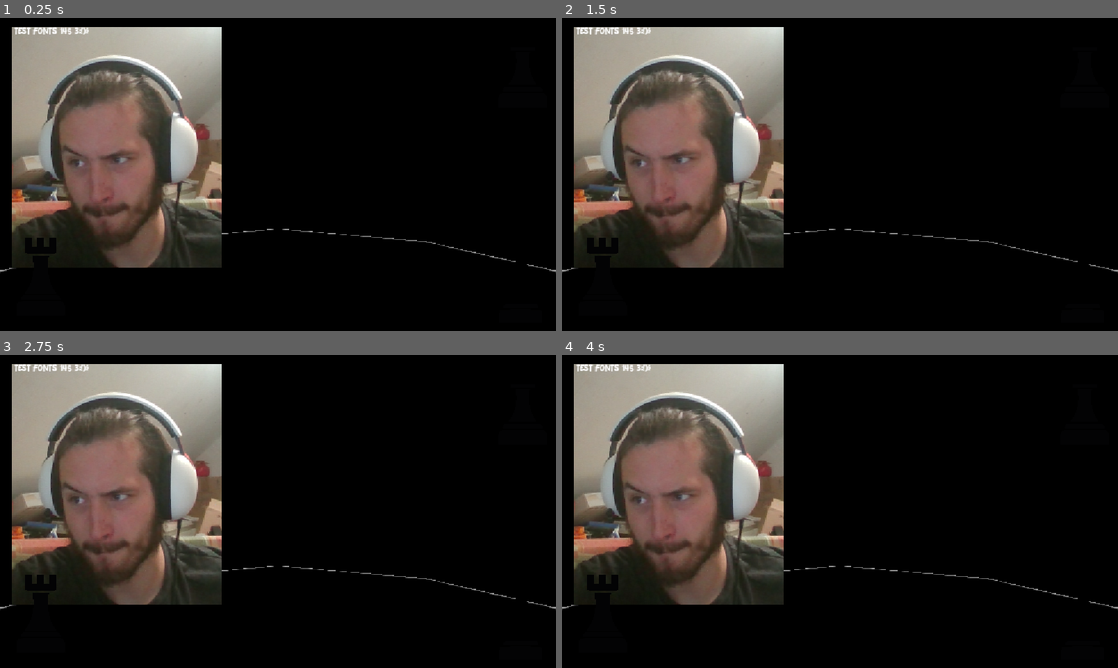
Above: before the commit, frames 1-4 (two rows, left to right).
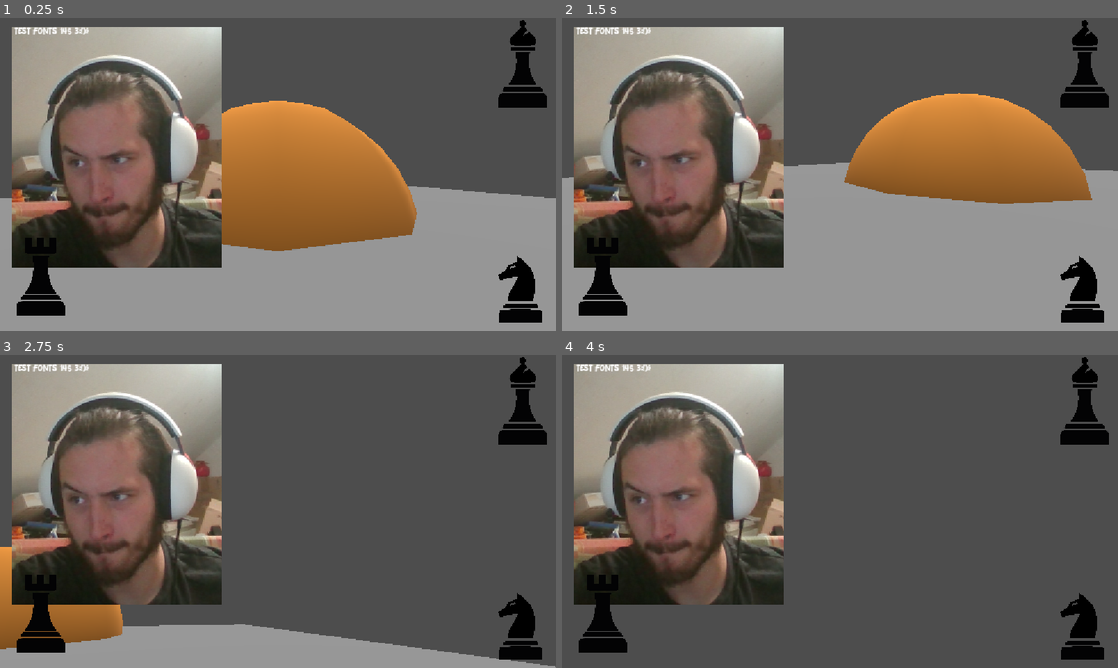
Above: after the commit, the same moments.

Repository: LouPirate05/ricochet-bang
Game: Godot game, scene res://base.tscn
The game is run twice, just before and just after one commit, with the same random seed, the same clock (stepped at 60 frames per second) and the same inputs.
Inputs (mouse positions are in pixels of both pictures, inside the frame that each line leads up to):
- Up to frame 1 (0.25 s): no input
- Up to frame 2 (1.5 s): tap Enter at 0.5 s; move the mouse to (962, 158) at 0.52 s; hold D (Move_right) 0.53-1.28 s; move the mouse to (728, 190) at 1.27 s; hold S (Move_backward) from 1.28 s (still down)
- Up to frame 3 (2.75 s): move the mouse to (333, 442) at 2.02 s; release S (Move_backward) at 2.03 s; hold D (Move_right) from 2.03 s (still down)
- Up to frame 4 (4 s): move the mouse to (812, 574) at 2.77 s; release D (Move_right) at 2.78 s; hold Z (Move_forward) 2.78-3.53 s; move the mouse to (1006, 558) at 3.52 s; hold Q (Move_left) from 3.53 s (still down)

The runs differ from the first frame. In frame 1, 68% of the frame differs, in the area x 0-100%, y 0-100%; in frame 2, 68%; in frame 3, 68%; in frame 4, 68%.

Commit message:
18/11 suite

Diff:
--- a/jeu-3d---godot-learn- test prototypage/point.tscn/camera_3d.gd
+++ b/jeu-3d---godot-learn- test prototypage/point.tscn/camera_3d.gd
@@ -1,28 +1 @@
 extends Camera3D
-
-@export var acceleration = 25.0
-@export var moveSpeed = 5.0
-@export var mouseSpeed = 300
-
-var velocity = Vector3.ZERO
-var lookAngles = Vector2.ZERO
-
-
-# Called when the node enters the scene tree for the first time.
-func _ready() -> void:
-	pass # Replace with function body.
-
-
-# Called every frame. 'delta' is the elapsed time since the previous frame.
-func _process(delta):
-	##ça sa sert à savoir jusqu'où la caméra peut regarder en haut et en bas
-	lookAngles.y = clamp(lookAngles.y, PI / -2, PI / 2)
-	set_rotation(Vector3(lookAngles.y, lookAngles.x, 0))
-
-
-
-
-func _input(event):
-	## ça c pour la mouse rotation
-	if event is inputEventMouseMotion:
-		lookAngles -= event.relative / mouseSpeed
--- a/jeu-3d---godot-learn- test prototypage/point.tscn/camera_player.gd
+++ b/jeu-3d---godot-learn- test prototypage/point.tscn/camera_player.gd
@@ -1,11 +1,53 @@
 extends Camera3D
+
+@export var acceleration = 25.0
+@export var moveSpeed = 5.0
+@export var mouseSpeed = 300
+
+var velocity = Vector3.ZERO
+var lookAngles = Vector2.ZERO
 
 
 # Called when the node enters the scene tree for the first time.
-func _ready() -> void:
-	pass # Replace with function body.
+func _ready():
+	Input.set_mouse_mode(Input.MOUSE_MODE_CAPTURED)
+
+# Called every frame. 'delta' is the elapsed time since the previous frame.
+func _process(delta):
+	##ça sa sert à savoir jusqu'où la caméra peut regarder en haut et en bas
+	lookAngles.y = clamp(lookAngles.y, PI / -2, PI / 2)
+	set_rotation(Vector3(lookAngles.y, lookAngles.x, 0))
+	var direction = updateDirection()
+	if direction.length_squared() > 0:
+		velocity += direction * acceleration * delta
+	if velocity.length() > 0:
+		velocity = velocity.normalized() * moveSpeed
 
 
-# Called every frame. 'delta' is the elapsed time since the previous frame.
-func _process(delta: float) -> void:
-	pass
+	translate(velocity * delta)
+
+
+func _input(event):
+	## ça c pour la mouse rotation
+	if event is InputEventMouseMotion:
+		lookAngles -= event.relative / mouseSpeed
+
+func updateDirection():
+	##sa permet de donner la direction dans laquel les inputs tourne la camera
+	var dir = Vector3()
+	if Input.is_action_pressed("Move_forward"):
+		dir += Vector3.FORWARD
+	if Input.is_action_pressed("Move_backward"):
+		dir += Vector3.BACK
+	if Input.is_action_pressed("Move_down"):
+		dir += Vector3.DOWN
+	if Input.is_action_pressed("Move_up"):
+		dir += Vector3.UP
+	if Input.is_action_pressed("Move_right"):
+		dir += Vector3.RIGHT
+	if Input.is_action_pressed("Move_left"):
+		dir += Vector3.LEFT
+	if dir == Vector3.ZERO:
+		velocity = Vector3.ZERO
+
+	return dir.normalized()
--- a/jeu-3d---godot-learn- test prototypage/point.tscn/player.tscn
+++ b/jeu-3d---godot-learn- test prototypage/point.tscn/player.tscn
@@ -62,6 +62,7 @@
 label_settings = SubResource("LabelSettings_iatyx")
 
 [node name="camera_player" type="Camera3D" parent="." unique_id=805231503]
+transform = Transform3D(1, 0, 0, 0, 1, 0, 0, 0, 1, 0, 0, 8.3330345)
 script = ExtResource("7_kbkvm")
 
 [node name="CharacterBody3D" type="CharacterBody3D" parent="." unique_id=1241405565]
--- a/jeu-3d---godot-learn- test prototypage/project.godot
+++ b/jeu-3d---godot-learn- test prototypage/project.godot
@@ -47,6 +47,16 @@
 "events": [Object(InputEventKey,"resource_local_to_scene":false,"resource_name":"","device":-1,"window_id":0,"alt_press …(192 unchanged characters)…
 ]
 }
+Move_down={
+"deadzone": 0.2,
+"events": [Object(InputEventKey,"resource_local_to_scene":false,"resource_name":"","device":16,"window_id":0,"alt_pressed":false,"shift_pressed":false,"ctrl_pressed":false,"meta_pressed":false,"pressed":false,"keycode":0,"physical_keycode":4194325,"key_label":0,"unicode":0,"location":0,"echo":false,"script":null)
+]
+}
+Move_up={
+"deadzone": 0.2,
+"events": [Object(InputEventKey,"resource_local_to_scene":false,"resource_name":"","device":16,"window_id":0,"alt_pressed":false,"shift_pressed":false,"ctrl_pressed":false,"meta_pressed":false,"pressed":false,"keycode":0,"physical_keycode":32,"key_label":0,"unicode":0,"location":0,"echo":false,"script":null)
+]
+}
 
 [physics]
 
Not shown, added: jeu-3d---godot-learn- test prototypage/base.tscn8035769141.tmp
Not shown, added: jeu-3d---godot-learn- test prototypage/base.tscn8041315318.tmp
Not shown, added: jeu-3d---godot-learn- test prototypage/point.tscn/player.tscn8052719670.tmp
